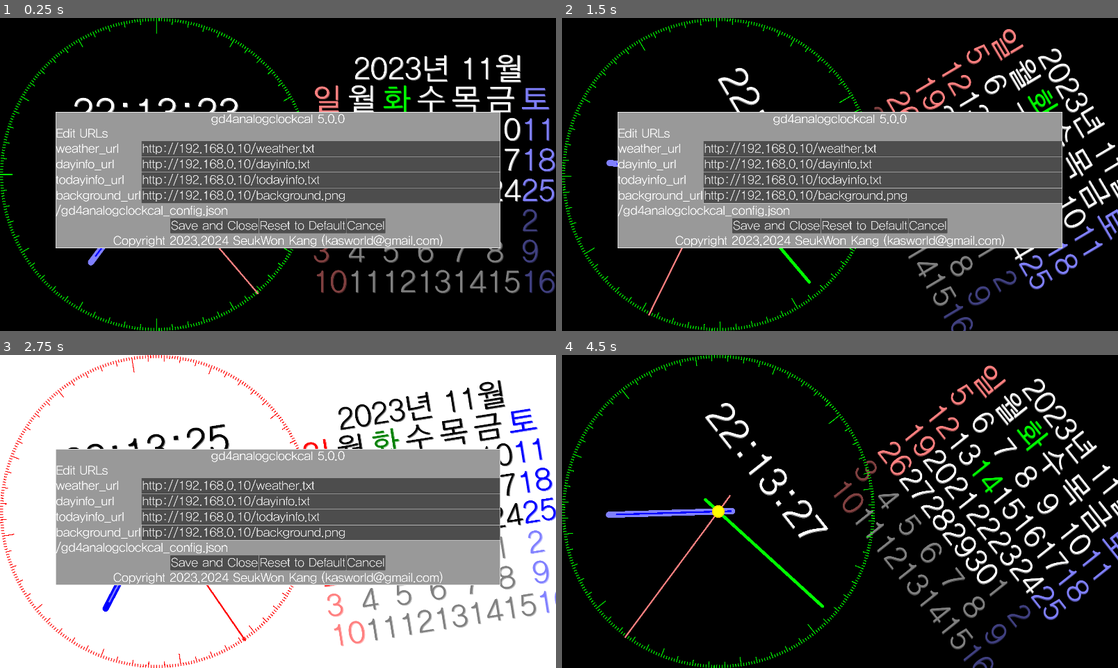
Above: before the commit, frames 1-4 (two rows, left to right).
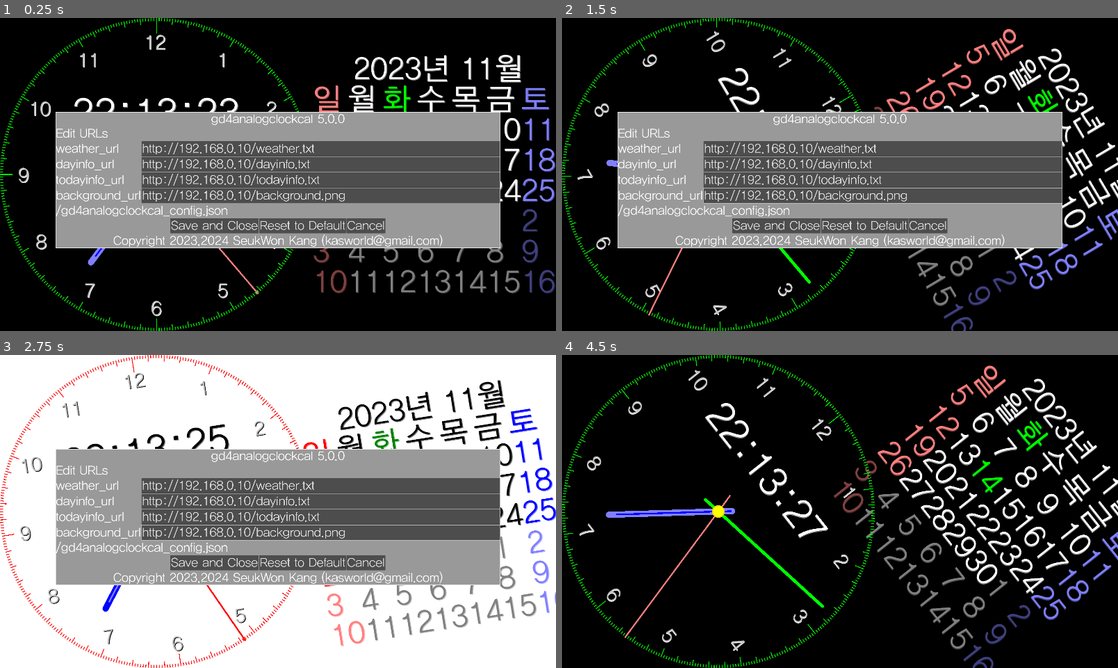
Above: after the commit, the same moments.

Repository: kasworld/gd4analogclockcal
Game: Godot game, scene res://main.tscn
Two runs of this game, one before a commit and one after it. Both use one fixed random seed, a clock stepped at 60 frames per second and the inputs below.
Inputs (mouse positions are in pixels of both pictures, inside the frame that each line leads up to):
- Up to frame 1 (0.25 s): no input
- Up to frame 2 (1.5 s): tap Enter at 0.5, 0.6, 1.35 s; move the mouse to (962, 158) at 0.52 s; click (962, 158) at 0.67 s; move the mouse to (728, 190) at 1.27 s; click (728, 190) at 1.42 s
- Up to frame 3 (2.75 s): move the mouse to (333, 442) at 2.02 s; tap Enter at 2.1 s; click (333, 442) at 2.17 s
- Up to frame 4 (4.5 s): move the mouse to (812, 574) at 2.77 s; tap Enter at 2.85, 3.6, 4.35 s; click (812, 574) at 2.92 s; move the mouse to (1006, 558) at 3.52 s; click (1006, 558) at 3.67 s; move the mouse to (673, 464) at 4.27 s; click (673, 464) at 4.42 s

The runs differ from the first frame. In frame 1, 0.5% of the frame differs, in the area x 3-50%, y 5-96%; in frame 2, 0.5%; in frame 3, 0.5%; in frame 4, 0.6%, in the area x 3-53%, y 4-95%.
Error in both runs: Attempt to call function 'store_line' in base 'null instance' on a null instance. (res://global/config.gd:13)

Commit message:
revive dial num

Diff:
--- a/analog_clock/analog_clock.gd
+++ b/analog_clock/analog_clock.gd
@@ -13,6 +13,7 @@
 func init(config :Dictionary, r :float, tz_s :float) -> void:
 	tz_shift = tz_s
 	clock_R = r
+	draw_dial(clock_R)
 	draw_hand()
 	center_circle1 = Global2d.new_circle_fill(Vector2(0,0), clock_R/25, Global2d.colors.center_circle1)
 	add_child(center_circle1)
@@ -68,6 +69,12 @@
 		hands_gradients[k] = new_gradient(Global2d.colors[k])
 		hands_lines[k] = new_clock_hand(hands_gradients[k], hands_param[k][0],hands_param[k][1] )
 		add_child(hands_lines[k])
+
+func draw_dial(r :float):
+	for i in range(1,13):
+		var n = hour_letter(r, i)
+		dial_nums.append(n)
+		add_child(n)
 
 func update_color()->void:
 	$AnalogDial.update_color()
